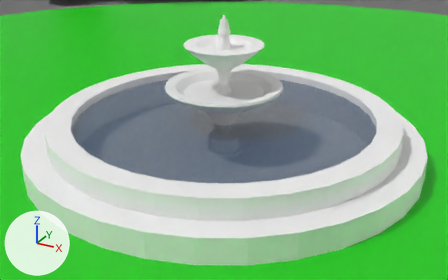
What one commit did to the glTF model assets/circlemap1.glb.
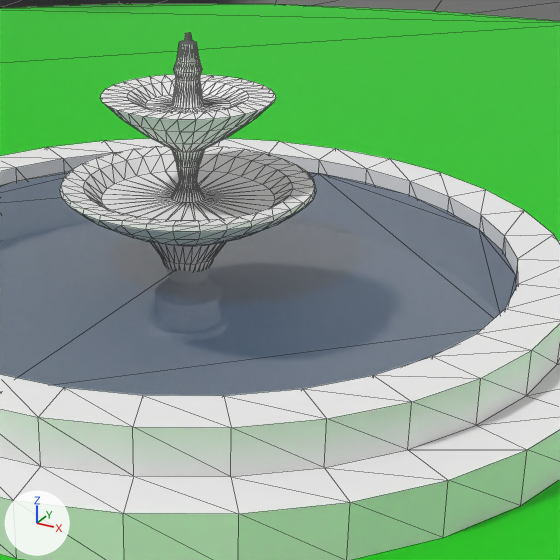
Old and new are each drawn from a camera (50 mm lens) standing at (3.54, -6.44, 3.41) and looking at (0.17, -0.32, 0.35) and again close up on the part from 31% to 88% of the width and 0% to 93% of the height. Arrows for +X, +Y and +Z are at lower left; the lights stay in place. The first two pictures are the older version. The close-ups show mesh edges as thin lines. Where no turn or scale is listed for an object, it has been applied to the vertices.

The first close-up shows 'Grass_circle', 'Water_fountain_base', 'Water_fountain_tower', 'Water_fountain_water', 'pedestrian.001'.
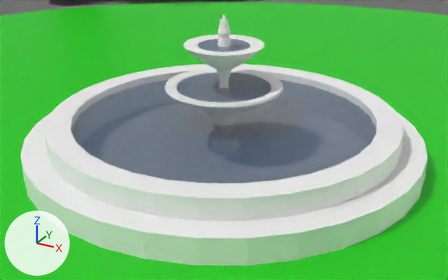
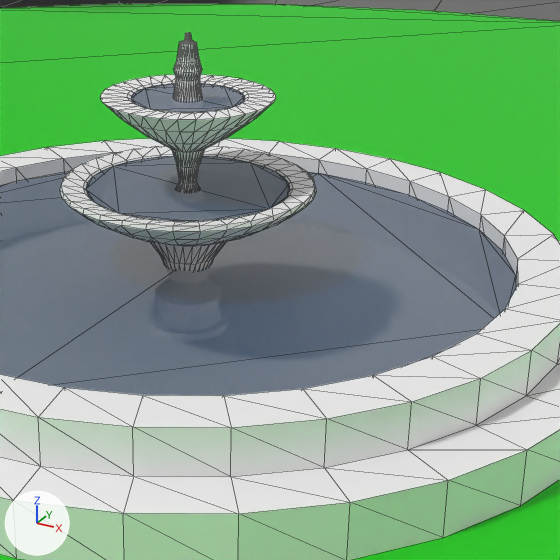
Where the change shows, as pixel boxes [x1, y1, x2, y2] in the close-ups (560 x 560 px):
```json
{"object": "Water_fountain_water_middle", "change": "added", "after": [86, 156, 290, 221]}
{"object": "Water_fountain_water_top", "change": "added", "after": [131, 83, 245, 112]}
```

Scene script edits in JSON lines:
```json
{"op": "add", "block": "me_water_fountain_water_top", "code": ["me_water_fountain_water_top = bpy.data.meshes.new('Water_fountain_water_top')", "me_water_fountain_water_top.from_pydata(...)  # 32 vertices, 30 faces; spans x -0.32..0.32, y -0.32..0.32, z 1.44", "me_water_fountain_water_top.materials.append(mat_water)  # dark blue #144c76"]}
{"op": "add", "block": "me_water_fountain_water_middle", "code": ["me_water_fountain_water_middle = bpy.data.meshes.new('Water_fountain_water_middle')", "me_water_fountain_water_middle.from_pydata(...)  # 32 vertices, 30 faces; spans x -0.587..0.587, y -0.587..0.587, z 0.915", "me_water_fountain_water_middle.materials.append(mat_water)  # dark blue #144c76"]}
{"op": "add", "block": "ob_water_fountain_water_top", "code": ["ob_water_fountain_water_top = bpy.data.objects.new('Water_fountain_water_top', me_water_fountain_water_top)", "ob_water_fountain_water_top.location = (0.0, 0.0, 0.0)"]}
{"op": "add", "block": "ob_water_fountain_water_middle", "code": ["ob_water_fountain_water_middle = bpy.data.objects.new('Water_fountain_water_middle', me_water_fountain_water_middle)", "ob_water_fountain_water_middle.location = (0.0, 0.0, 0.0)"]}
```
